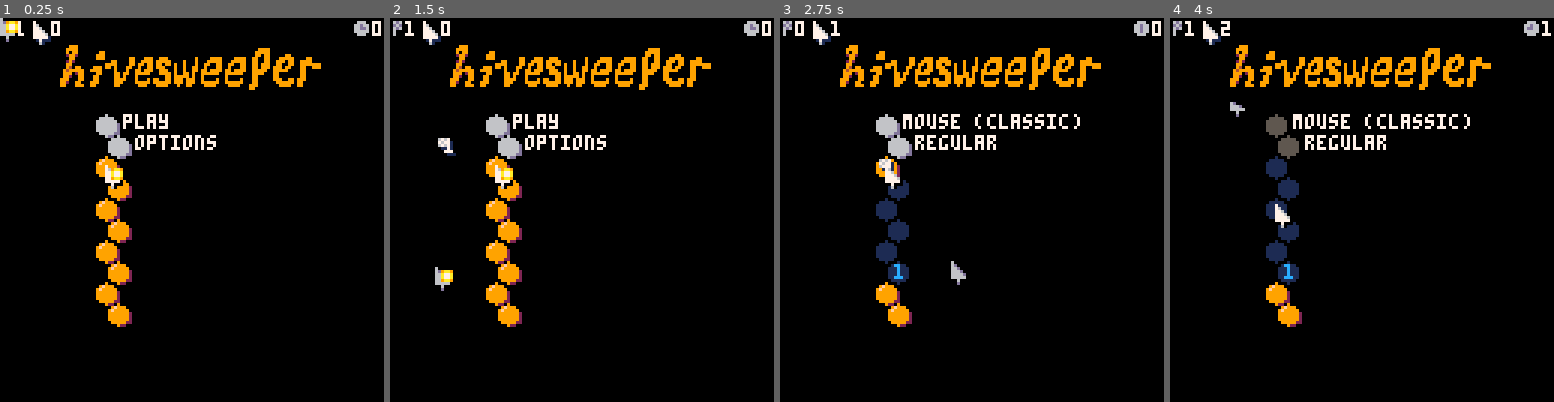
Above: before the commit, frames 1-4 (left to right).
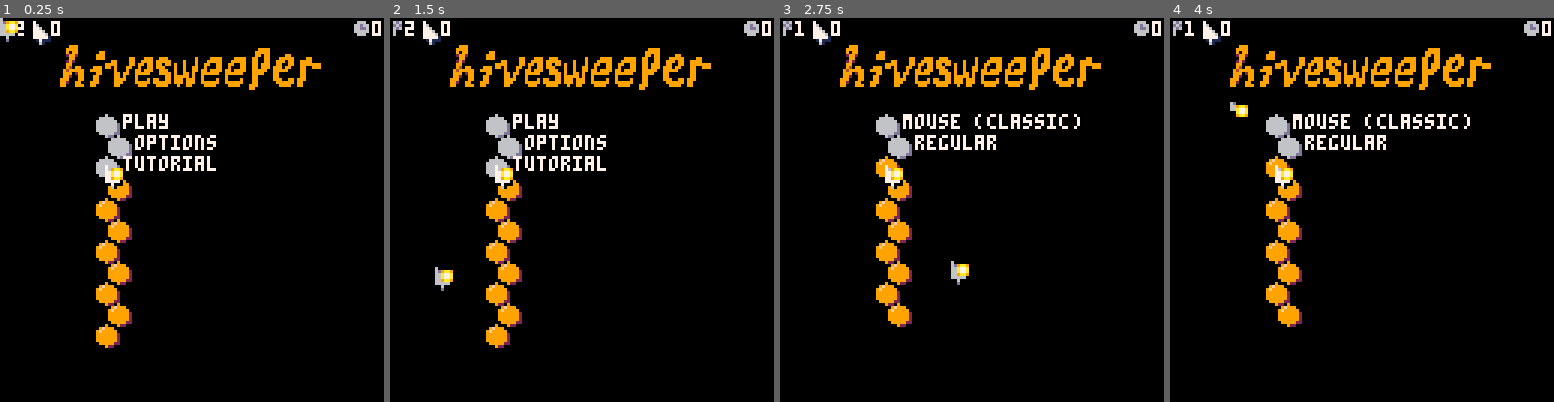
Above: after the commit, the same moments.

Repository: seaspaces27/hivesweeper-p8
Game: PICO-8 cartridge hivesweeper.p8
Same seed, same stepped clock (60 frames per second), same inputs: the game is played once before the commit and once after it.
Inputs (mouse positions are in pixels of both pictures, inside the frame that each line leads up to):
- Up to frame 1 (0.25 s): no input
- Up to frame 2 (1.5 s): tap X (X key) at 0.33, 1.07 s; click (670, 121) at 0.67 s; tap O (Z key) at 0.7 s; click (436, 267) at 1.22 s
- Up to frame 3 (2.75 s): hold Right 1.6-2.1 s; tap O (Z key) at 1.7, 2.1, 2.5 s; click (887, 114) at 1.77 s; tap X (X key) at 1.85 s; hold Up 2.15-2.42 s; click (952, 259) at 2.32 s; hold Right from 2.47 s (still down)
- Up to frame 4 (4 s): click (1404, 106) at 2.87 s; tap O (Z key) at 2.9, 3.3, 3.7 s; tap X (X key) at 2.97 s; release Right at 3.03 s; hold Left 3.08-3.58 s; click (1465, 256) at 3.42 s; hold Down 3.63-3.97 s; click (1231, 102) at 3.97 s

The runs differ from the first frame. In frame 1, 0.9% of the frame differs, in the area x 4-57%, y 0-86%; in frame 2, 1.1%; in frame 3, 1.8%; in frame 4, 2.5%, in the area x 13-100%, y 0-70%.

Commit message:
tutorial in progress

Diff:
--- a/hivesweeper.p8
+++ b/hivesweeper.p8
@@ -3,8 +3,6 @@
 __lua__
 function _init()
  set_plrs(1)
- //new_hive(15,10)
- //new_hive(1,10)
  poke(0x5f2d, 1) --mouse mode
  debug=false--true
  unopened=0 total_bees=0
@@ -27,7 +24,7 @@
  end
  menu.init=function(s)
   if s.screen==0 then
-   s.tiles={"play","options"}
+   s.tiles={"play","options","tutorial"}
   end
   if s.screen==1 then
    s.tiles={"mouse (classic)","regular"}
@@ -40,6 +37,41 @@
 	 players[1].id=3
   --gamerunning=false
   --end_bits()
+ end
+ menu.tut=function(s)
+  new_hive(3,3,0)
+  hidden[1]=true
+  hidden[7]=true
+  players[1].no_inp=true
+  players[1].togo=1
+  players[1].id=1
+  s.tut_frame=0
+  numbers[5]=1
+ end
+ menu.updtut=function(s)
+  s.tut_frame+=1
+  if s.tut_frame==60 then
+   //players[1].hin=1
+   players[1].id=2
+   sfx(5)
+  end
+  if s.tut_frame==80 then
+   //players[1].hin=1
+   players[1].id=5
+   sfx(7)
+  end
+  if s.tut_frame==90 then
+   players[1].a=true
+  end
+  if s.tut_frame==100 then
+   players[1].a=false
+   music(2)
+  end
+  if s.tut_frame==110 then
+   players[1].id=8
+   music(2)
+  end
+  --players[1].hin=1
  end
  menu:init()
  menu.call=function(s,id)
@@ -57,6 +89,8 @@
 	  	menu.active=false
 	   new_hive(15,10)
 	   new_titlecard("regular")
+	  elseif(s.mode=="tutorial")then
+	   s:tut()
 	  end
 	  if not gamerunning then
 	   --s.offset=#beehive
@@ -64,9 +98,18 @@
 	 end
  end
  menu.upd=function(s)
-  for p=0,8 do
+  if s.mode=="tutorial"then
+   s:updtut()
+  end
+  for p=0,8 do --join
    for b=0,6 do
-    if btn(b,p) then
+    if btnp(b,p) then
+     if s.mode=="tutorial"then
+      s.mode="menu"
+      menu.screen=0 music(-1)
+	  	  menu:init()
+      break
+     end
      print(b, b*5 + 10, p*7, p+1)
      if plrs[p+1]==0then
       --input detected, plr join
@@ -83,11 +126,13 @@
   end
  end
  menu.drw=function(s)
+  if s.mode~="tutorial"then
   for i=1,#s.tiles do
    local ox=9
    local cell=hives_screen_pos[i]
    print(s.tiles[i],
    cell[1]+ox,cell[2],7)
+  end
   end
   //pal(1,0)
   palt(1,1)
@@ -214,6 +259,7 @@
 	hive_hi=hi or wi
 	hexs=wi*hi
 
+	hidden={} -- hidden cells
 	revealed={} --cells shown
 	reveal_que={} --cells to be shown
 	--generate hive position on screen
@@ -428,6 +474,9 @@
   if revealed[i]==true then
    id=2
   end
+  if hidden[i]==true then
+   id=3
+  end
   --if debug
   if debug and beehive[i]=="b"then
    id=5
@@ -438,14 +487,12 @@
   if cell.act then
    if(cell.act=="back")id=49
    if(cell.act=="again")id=50
+   pal(1,5)
+   pal(9,6)pal(2,13)pal(15,6)
   end
   local oy=0
   if cell.pressing then oy=1 end
   if cell.temp_press then oy=1cell.temp_press=nil end
-  if cell.act then
-  	pal(1,5)
-   pal(9,6)pal(2,13)pal(15,6)
-  end
   spr(id,cell[1],cell[2]+oy)pal()
 
   if debug or revealed[i]then
@@ -866,6 +913,7 @@
 	plr.prev_hin=plr.hin
 	plr.last_hin=plr.hin
 	plr.a=btn(🅾️,plr.pl)plr.b=0plr.ap=0plr.bp=0
+	plr.no_inp=false
 	plr.pressing=nil
 	plr.togo=plr.id
 	plr.prev_a=0
@@ -874,18 +922,20 @@
 	plr.clicks=0
 	plr.upd=function(s)
 	 --get controls
-	 s.hin=tonum(btn(➡️,s.pl))-tonum(btn(⬅️,s.pl))
-	 s.hinp=tonum(btnp(➡️,s.pl))-tonum(btnp(⬅️,s.pl))
-	 s.vin=tonum(btn(⬇️,s.pl))-tonum(btn(⬆️,s.pl))
-	 s.vinp=tonum(btnp(⬇️,s.pl))-tonum(btnp(⬆️,s.pl))
-	 s.prev_hin=s.hin
-	 s.prev_vin=s.vin
-	 plr.prev_a=s.a
-
-	 s.ap=btnp(🅾️,s.pl)and not s.prev_a s.bp=btnp(❎,s.pl)
-	 s.a=btn(🅾️,s.pl)s.b=btn(❎,s.pl)
-	 if s.ap then
-	  sfx(14)
+	 if not s.no_inp then
+		 s.hin=tonum(btn(➡️,s.pl))-tonum(btn(⬅️,s.pl))
+		 s.hinp=tonum(btnp(➡️,s.pl))-tonum(btnp(⬅️,s.pl))
+		 s.vin=tonum(btn(⬇️,s.pl))-tonum(btn(⬆️,s.pl))
+		 s.vinp=tonum(btnp(⬇️,s.pl))-tonum(btnp(⬆️,s.pl))
+		 s.prev_hin=s.hin
+		 s.prev_vin=s.vin
+		 plr.prev_a=s.a
+
+		 s.ap=btnp(🅾️,s.pl)and not s.prev_a s.bp=btnp(❎,s.pl)
+		 s.a=btn(🅾️,s.pl)s.b=btn(❎,s.pl)
+		 if s.ap then
+		  sfx(14)
+		 end
 	 end
 	 local a_released=(s.prev_a and not s.a)
 	 if a_released then
Not shown, changed: the music (__music__) section of hivesweeper.p8
Not shown, changed: the sound effects (__sfx__) section of hivesweeper.p8
